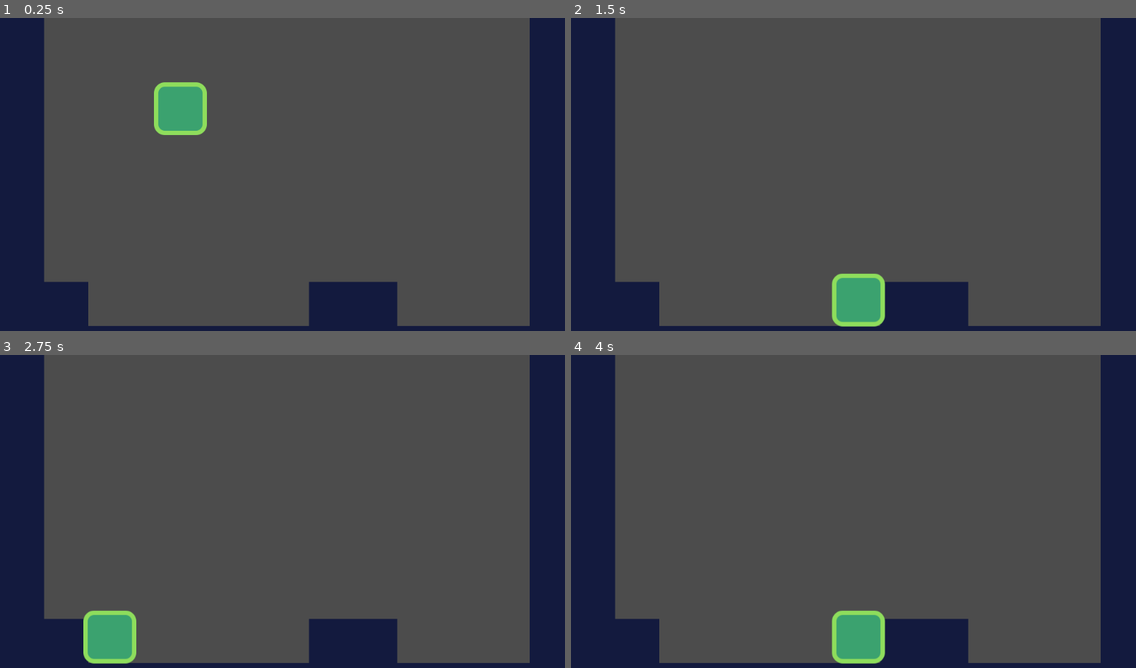
Above: before the commit, frames 1-4 (two rows, left to right).
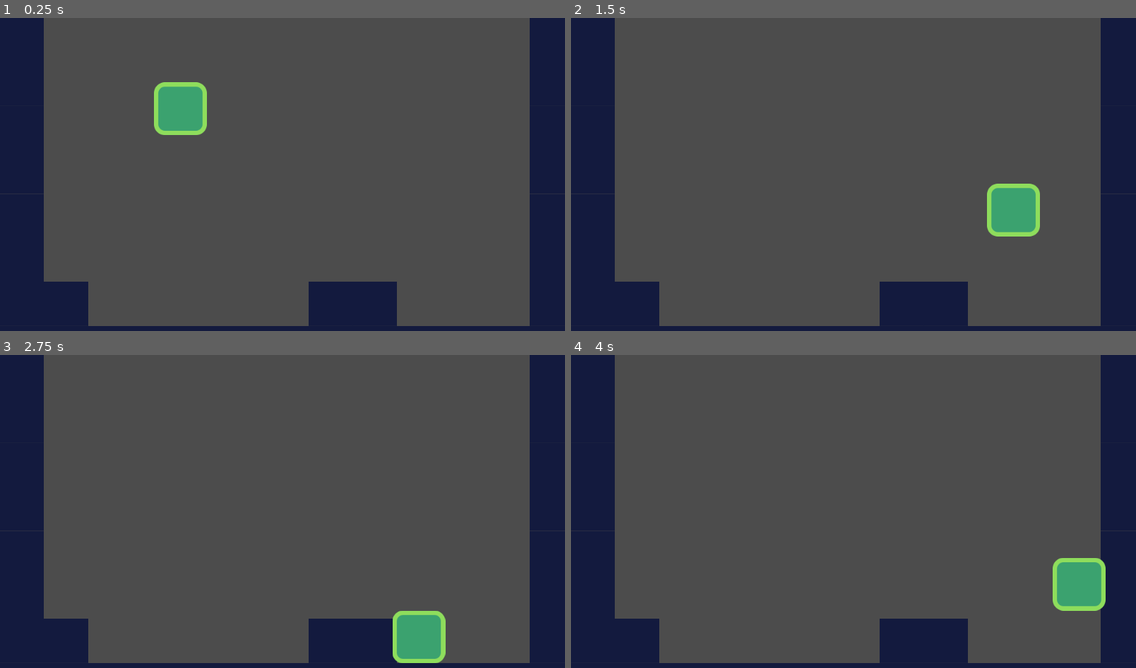
Above: after the commit, the same moments.

Repository: franpas12123/2d-platformer
Game: Godot game, scene res://src/Levels/LevelTemplate.tscn
Same seed, same stepped clock (60 frames per second), same inputs: the game is played once before the commit and once after it.
Inputs:
- Up to frame 1 (0.25 s): no input
- Up to frame 2 (1.5 s): hold D (move_right) from 0.53 s (still down); tap Space (jump, bound only after the commit) at 0.6, 0.77, 1.07, 1.35 s
- Up to frame 3 (2.75 s): tap Space (jump, bound only after the commit) at 1.52, 1.82, 2.1 s; release D (move_right) at 2.03 s; hold A (move_left) from 2.03 s (still down)
- Up to frame 4 (4 s): release A (move_left) at 2.78 s; hold D (move_right) from 2.78 s (still down); tap Space (jump, bound only after the commit) at 2.85, 3.02, 3.32, 3.6, 3.77 s

The runs differ from the first frame. In frame 1, 0.2% of the frame differs, in the area x 7-71%, y 0-99%; in frame 2, 3.2%, in the area x 7-83%, y 0-99%; in frame 3, 3.2%; in frame 4, 3.2%.

Commit message:
change window config to keep

Diff:
--- a/project.godot
+++ b/project.godot
@@ -24,6 +24,11 @@
 run/main_scene="res://src/Levels/LevelTemplate.tscn"
 config/icon="res://icon.png"
 
+[display]
+
+window/stretch/mode="2d"
+window/stretch/aspect="keep"
+
 [input]
 
 move_left={
@@ -38,6 +43,12 @@
 "events": [ Object(InputEventKey,"resource_local_to_scene":false,"resource_name":"","device":0,"alt":false,"shift":false,"control":false,"meta":false,"command":false,"pressed":false,"scancode":68,"physical_scancode":0,"unicode":0,"echo":false,"script":null)
 , Object(InputEventKey,"resource_local_to_scene":false,"resource_name":"","device":0,"alt":false,"shift":false,"control":false,"meta":false,"command":false,"pressed":false,"scancode":16777233,"physical_scancode":0,"unicode":0,"echo":false,"script":null)
 , Object(InputEventJoypadMotion,"resource_local_to_scene":false,"resource_name":"","device":0,"axis":0,"axis_value":1.0,"script":null)
+ ]
+}
+jump={
+"deadzone": 0.5,
+"events": [ Object(InputEventKey,"resource_local_to_scene":false,"resource_name":"","device":0,"alt":false,"shift":false,"control":false,"meta":false,"command":false,"pressed":false,"scancode":32,"physical_scancode":0,"unicode":0,"echo":false,"script":null)
+, Object(InputEventJoypadButton,"resource_local_to_scene":false,"resource_name":"","device":0,"button_index":0,"pressure":0.0,"pressed":false,"script":null)
  ]
 }
 
